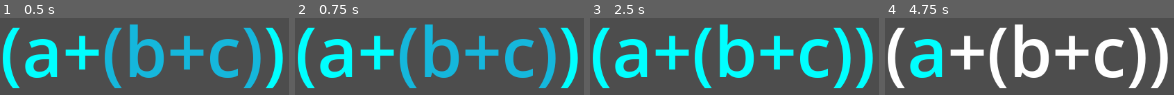
Above: before the commit, frames 1-4 (left to right).
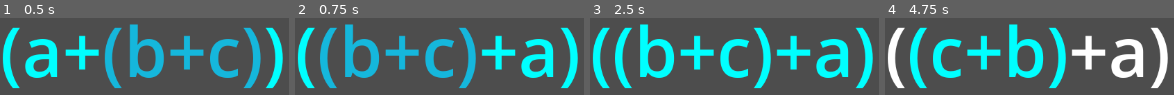
Above: after the commit, the same moments.

Repository: theoahfeldt/emperical-maths
Game: Godot game, scene res://test.tscn
Two runs of this game, one before a commit and one after it. Both use one fixed random seed, a clock stepped at 60 frames per second and the inputs below.
Inputs:
- Up to frame 1 (0.5 s): no input
- Up to frame 2 (0.75 s): tap Enter at 0.5 s; hold Right (expression_right) from 0.53 s (still down); tap Space (apply_rule, bound only after the commit) at 0.6 s
- Up to frame 3 (2.5 s): tap Space (apply_rule, bound only after the commit) at 1.25, 1.55, 2.3 s; release Right (expression_right) at 1.28 s; hold Left (expression_left) 1.28-2.03 s; tap Down (expression_in) at 1.35 s; tap Enter at 2 s; hold Right (expression_right) from 2.03 s (still down); tap Up (expression_out) at 2.1 s
- Up to frame 4 (4.75 s): tap Space (apply_rule, bound only after the commit) at 2.75, 2.85, 3.6, 4.25, 4.55 s; tap Enter at 3.5 s; release Right (expression_right) at 3.53 s; hold Left (expression_left) from 3.53 s (still down); tap Down (expression_in) at 4.35 s

Frame 1 is identical in both runs. In frame 2, 26% of the frame differs, in the area x 8-91%, y 7-91%; in frame 3, 22%; in frame 4, 26%.

Commit message:
Add algebraic rules and commutativity rule for sums

Diff:
--- a/game/algebraic_expression.gd
+++ b/game/algebraic_expression.gd
@@ -16,6 +16,10 @@
 	set_color(default_color)
 
 
+func update() -> void:
+	return
+
+
 # Called when the node enters the scene tree for the first time.
 func _ready() -> void:
 	pass # Replace with function body.
--- /dev/null
+++ b/game/algebraic_rule.gd
@@ -0,0 +1,11 @@
+class_name AlgebraicRule
+
+
+func applicable(expression: AlgebraicExpression) -> bool:
+	push_error("Function not implemented")
+	return false
+
+
+func apply(expression: AlgebraicExpression) -> void:
+	push_error("Function not implemented")
+	return
--- /dev/null
+++ b/game/commutativity_sum.gd
@@ -0,0 +1,11 @@
+extends AlgebraicRule
+
+
+func applicable(expression: AlgebraicExpression) -> bool:
+	return expression is Sum
+
+
+func apply(expression: AlgebraicExpression) -> void:
+	var a = expression.a
+	expression.a = expression.b
+	expression.b = a
--- a/game/expression_selector.gd
+++ b/game/expression_selector.gd
@@ -1,4 +1,7 @@
 extends Node2D
+
+
+const CommutativitySum = preload("res://commutativity_sum.gd")
 
 
 var selected_stack: Array
@@ -34,6 +37,12 @@
 		select(selected_stack.back().b)
 
 
+func apply_rule(rule: AlgebraicRule) -> void:
+	if rule.applicable(selected_expression):
+		rule.apply(selected_expression)
+		selected_expression.update()
+
+
 # Called when the node enters the scene tree for the first time.
 func _ready() -> void:
 	pass # Replace with function body.
@@ -49,3 +58,5 @@
 		select_left()
 	if Input.is_action_just_pressed("expression_right"):
 		select_right()
+	if Input.is_action_just_pressed("apply_rule"):
+		apply_rule(CommutativitySum.new())
--- a/game/project.godot
+++ b/game/project.godot
@@ -41,3 +41,8 @@
 , Object(InputEventKey,"resource_local_to_scene":false,"resource_name":"","device":-1,"window_id":0,"alt_pressed":false,"shift_pressed":false,"ctrl_pressed":false,"meta_pressed":false,"pressed":false,"keycode":0,"physical_keycode":68,"key_label":0,"unicode":100,"echo":false,"script":null)
 ]
 }
+apply_rule={
+"deadzone": 0.5,
+"events": [Object(InputEventKey,"resource_local_to_scene":false,"resource_name":"","device":-1,"window_id":0,"alt_pressed":false,"shift_pressed":false,"ctrl_pressed":false,"meta_pressed":false,"pressed":false,"keycode":0,"physical_keycode":32,"key_label":0,"unicode":32,"echo":false,"script":null)
+]
+}
--- a/game/sum.gd
+++ b/game/sum.gd
@@ -33,6 +33,10 @@
 		component.set_color_by_depth(depth + 1)
 
 
+func update() -> void:
+	set_term_positions()
+
+
 func set_term_positions() -> void:
 	var width = 0
 	for component in _get_components():
